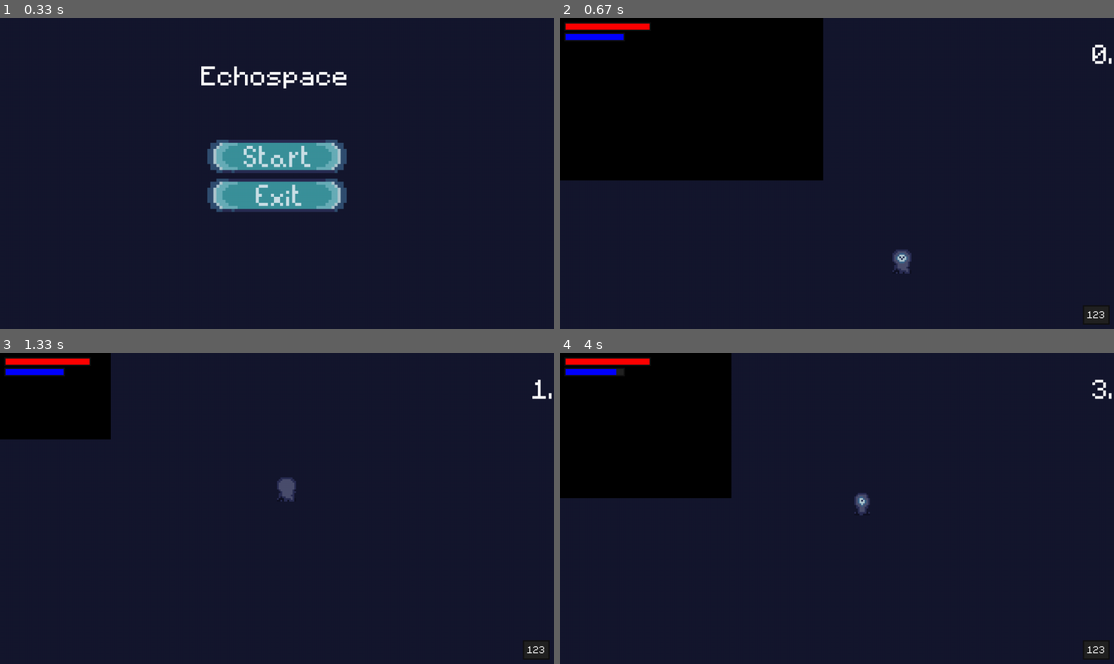
Above: before the commit, frames 1-4 (two rows, left to right).
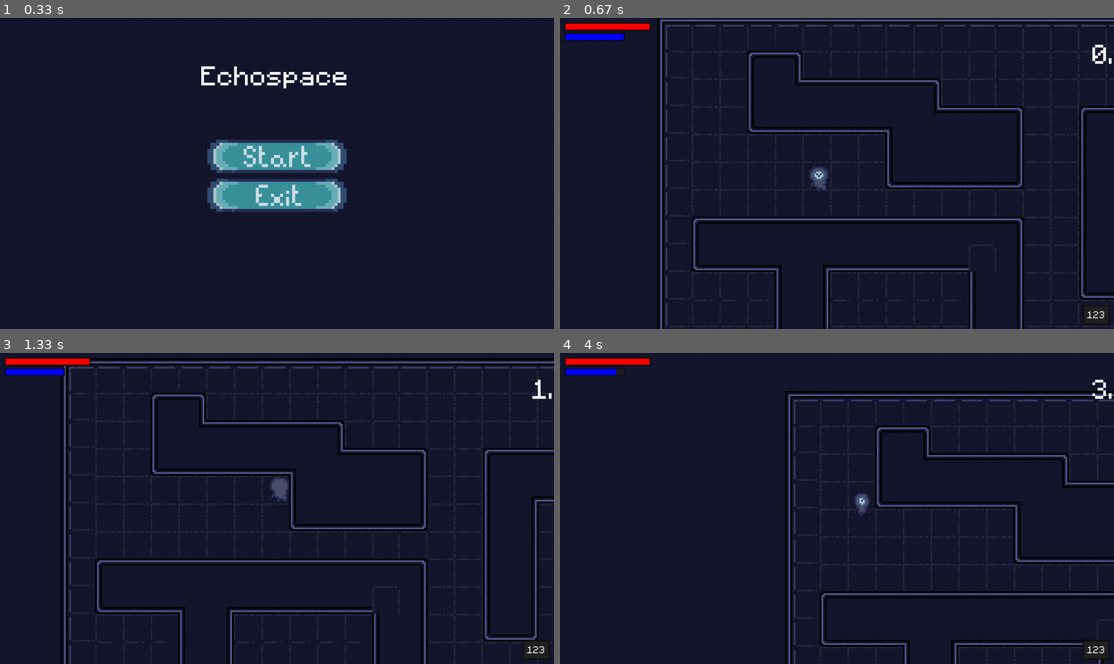
Above: after the commit, the same moments.

Repository: SushiOnToast/pygame-community-spring-jam-2025
Game: pygame game, started from code/main.py
Two runs of this game, one before a commit and one after it. Both use one fixed random seed, a clock stepped at 60 frames per second and the inputs below.
Inputs (mouse positions are in pixels of both pictures, inside the frame that each line leads up to):
- Up to frame 1 (0.33 s): no input
- Up to frame 2 (0.67 s): click (837, 154) at 0.38 s
- Up to frame 3 (1.33 s): hold D 0.67-1.13 s; move the mouse to (254, 520) at 0.7 s; hold W from 1.17 s (still down); tap Space at 1.23 s
- Up to frame 4 (4 s): release W at 1.47 s; hold D 1.5-1.97 s; tap Space at 1.57, 1.87, 2.07, 2.37, 2.63, 2.97, 3.27, 3.4, 3.8 s; hold A 2-2.53 s; hold S 2.57-2.87 s; hold A 2.9-3.3 s; hold W 3.33-3.7 s; hold D from 3.73 s (still down)

Frame 1 is identical in both runs. In frame 2, 30% of the frame differs, in the area x 0-100%, y 0-100%; in frame 3, 14%; in frame 4, 19%.

Commit message:
add both maps

Diff:
--- a/code/level.py
+++ b/code/level.py
@@ -15,8 +15,10 @@
     self.time_survived = 0
     self.start_time = pygame.time.get_ticks()
 
+    self.level_index = 2
+
     # sprite group setup
-    self.visible_sprites = YSortCameraGroup(self.display_surface)
+    self.visible_sprites = YSortCameraGroup(self.display_surface, self.level_index)
     self.obstacle_sprites = pygame.sprite.Group()
 
     # overlay mask
@@ -32,24 +34,24 @@
 
   def create_map(self):
     layouts = {
-       "boundary": import_csv_layout("../map/obstacles_obstavles.csv"),
+        "boundary1": import_csv_layout("../map/obstacles_obstavles.csv"),
+        "boundary2": import_csv_layout("../map/obstacles2_obstacles2.csv"),
     }
 
-    for style, layout in layouts.items():
-      for row_index, row in enumerate(layout):
-        for col_index, col in enumerate(row):
-          if col != -1:
-            x = col_index * TILESIZE
-            y = row_index * TILESIZE
-            Tile((x, y), [self.visible_sprites, self.obstacle_sprites], "invisible")
-          # elif col == 's':
-          #   Enemy('stalker', (x, y), [
-          #         self.visible_sprites], self.obstacle_sprites)
-          # elif col == 'b':
-          #   BlindEnemy((x, y), [self.visible_sprites], self.obstacle_sprites)
+    for row_index, row in enumerate(layouts[f"boundary{self.level_index}"]):
+      for col_index, col in enumerate(row):
+        x = col_index * TILESIZE
+        y = row_index * TILESIZE
+        if col != "-1":
+          Tile((x, y), [self.obstacle_sprites], "invisible")
+        elif col == 's':
+          Enemy('stalker', (x, y), [
+                self.visible_sprites], self.obstacle_sprites)
+        elif col == 'b':
+          BlindEnemy((x, y), [self.visible_sprites], self.obstacle_sprites)
 
     self.player = Player(
-          (360, 360), [self.visible_sprites], self.obstacle_sprites, self.cover_surf)
+        (100, 100), [self.visible_sprites], self.obstacle_sprites, self.cover_surf)
 
   def get_raycasting_points(self, obstacles):
     obstacle_rects = [obstacle.rect for obstacle in obstacles]
@@ -69,9 +71,9 @@
     self.cover_surf.fill('black')
     self.cover_surf.set_colorkey(COLORKEY)
 
-    points = self.get_raycasting_points(self.obstacle_sprites)
-    self.player.echolocation.update(
-        self.player.hitbox, self.visible_sprites.offset, points)
+    # points = self.get_raycasting_points(self.obstacle_sprites)
+    # self.player.echolocation.update(
+    #     self.player.hitbox, self.visible_sprites.offset, points)
 
     self.cover_surf.set_alpha(OVERLAY_TRANSPARENCY)
 
@@ -118,7 +120,8 @@
     self.draw_overlay()
     self.visible_sprites.draw_player(self.player)
     if self.player.last_echolocation_pos and SHOW_ECHOLOCATION_POINT:
-      pygame.draw.circle(self.display_surface, "red", pygame.Vector2(self.player.last_echolocation_pos) - self.visible_sprites.offset, 5)
+      pygame.draw.circle(self.display_surface, "red", pygame.Vector2(
+          self.player.last_echolocation_pos) - self.visible_sprites.offset, 5)
 
   def update_time_survived(self):
      current_time = pygame.time.get_ticks()
@@ -142,40 +145,51 @@
 
 
 class YSortCameraGroup(pygame.sprite.Group):
-    def __init__(self, surface):
+    def __init__(self, surface, level_index):
         super().__init__()
         self.display_surface = surface
         self.half_width = self.display_surface.get_size()[0] // 2
         self.half_height = self.display_surface.get_size()[1] // 2
         self.offset = pygame.math.Vector2()
-
-        # Add these new variables for smooth camera
         self.camera_target = pygame.math.Vector2()
         self.camera_speed = 0.1
 
-        self.floor_surface = pygame.image.load("../graphics/map/map.png").convert()
+        # Pre-load and convert floor surface
+        self.floor_surface = pygame.image.load(f"../graphics/map/map{level_index}.png").convert()
         self.floor_rect = self.floor_surface.get_rect(topleft=(0, 0))
 
+        # Cache for sprite sorting
+        self.sorted_sprites = []
+        self.last_update_time = 0
+        self.sort_interval = 100  # Sort every 100ms
+
     def custom_draw(self, player):
-      # Update camera target position
-      target_x = player.rect.centerx - self.half_width
-      target_y = player.rect.centery - self.half_height
-      self.camera_target = pygame.math.Vector2(target_x, target_y)
-
-      # Smoothly move camera to target (lerp)
-      self.offset.x += (self.camera_target.x -
-                        self.offset.x) * self.camera_speed
-      self.offset.y += (self.camera_target.y -
-                        self.offset.y) * self.camera_speed
-
-      floor_offset_pos = self.floor_rect.topleft - self.offset
-      self.display_surface.blit(self.floor_surface, floor_offset_pos)
-
-      # Draw background sprites first
-      for sprite in sorted(self.sprites(), key=lambda sprite: sprite.rect.centery):
-          if not isinstance(sprite, Player):
-              offset_position = sprite.rect.topleft - self.offset
-              self.display_surface.blit(sprite.image, offset_position)
+        # Update camera target position
+        self.camera_target.x = player.rect.centerx - self.half_width
+        self.camera_target.y = player.rect.centery - self.half_height
+
+        # Use integer positions for smoother rendering
+        self.offset.x += (self.camera_target.x - self.offset.x) * self.camera_speed
+        self.offset.y += (self.camera_target.y - self.offset.y) * self.camera_speed
+        offset_int = pygame.math.Vector2(int(self.offset.x), int(self.offset.y))
+
+        # Draw floor
+        floor_offset_pos = self.floor_rect.topleft - offset_int
+        self.display_surface.blit(self.floor_surface, floor_offset_pos)
+
+        # Update sprite sorting only periodically
+        current_time = pygame.time.get_ticks()
+        if current_time - self.last_update_time > self.sort_interval:
+            self.sorted_sprites = sorted(
+                [sprite for sprite in self.sprites() if not isinstance(sprite, Player)],
+                key=lambda sprite: sprite.rect.centery
+            )
+            self.last_update_time = current_time
+
+        # Draw sprites using cached sorting
+        for sprite in self.sorted_sprites:
+            offset_position = sprite.rect.topleft - offset_int
+            self.display_surface.blit(sprite.image, offset_position)
 
     def draw_player(self, player):
       # Draw player after overlay
--- /dev/null
+++ b/map/obstacles2_obstacles2.csv
@@ -0,0 +1,25 @@
+85,93,93,93,93,93,93,93,93,93,93,93,93,93,93,93,93,93,93,93,93,93,93,93,86
+84,-1,-1,-1,-1,-1,-1,-1,-1,-1,-1,-1,-1,-1,-1,-1,-1,-1,-1,-1,-1,-1,-1,-1,82
+84,-1,-1,-1,72,74,-1,-1,-1,-1,-1,-1,-1,-1,-1,-1,-1,-1,-1,-1,-1,72,74,-1,82
+84,-1,-1,-1,82,95,73,73,73,73,74,-1,-1,-1,-1,-1,-1,-1,-1,-1,-1,82,84,-1,82
+84,-1,-1,-1,92,93,93,93,93,86,95,73,73,74,-1,-1,72,73,73,73,73,96,84,-1,82
+84,-1,-1,-1,-1,-1,-1,-1,-1,82,81,81,81,84,-1,-1,82,85,93,93,93,93,94,-1,82
+84,-1,-1,-1,-1,-1,-1,-1,-1,92,93,93,93,94,-1,-1,82,84,-1,-1,-1,-1,-1,-1,82
+84,-1,-1,-1,-1,-1,-1,-1,-1,-1,-1,-1,-1,-1,-1,-1,82,84,-1,-1,-1,-1,-1,-1,82
+84,-1,72,73,73,73,73,73,73,73,73,73,73,74,-1,-1,82,84,-1,-1,-1,-1,-1,-1,82
+84,-1,92,93,93,86,85,93,93,93,93,93,-1,84,-1,-1,82,84,-1,72,73,74,-1,-1,82
+84,-1,-1,-1,-1,82,84,-1,-1,-1,-1,-1,82,84,-1,-1,92,94,-1,82,83,84,-1,-1,82
+84,-1,-1,-1,-1,82,84,-1,-1,-1,-1,-1,82,84,-1,-1,-1,-1,-1,92,93,94,-1,-1,82
+84,-1,-1,-1,-1,82,84,-1,-1,-1,-1,-1,82,84,-1,-1,-1,-1,-1,-1,-1,-1,-1,-1,82
+84,-1,-1,-1,-1,82,84,-1,-1,-1,-1,-1,82,95,73,73,73,73,74,-1,-1,-1,-1,-1,82
+84,-1,-1,-1,-1,82,84,-1,-1,-1,-1,-1,92,93,93,93,86,-1,84,-1,-1,-1,-1,-1,82
+84,-1,72,74,-1,82,84,-1,-1,-1,-1,-1,-1,-1,-1,-1,82,-1,84,-1,-1,-1,-1,-1,82
+84,-1,82,84,-1,82,84,-1,-1,-1,-1,-1,-1,-1,-1,-1,82,-1,84,-1,-1,-1,-1,-1,82
+84,-1,82,84,-1,82,84,-1,-1,-1,-1,-1,-1,-1,-1,-1,82,-1,84,-1,-1,-1,-1,-1,82
+84,-1,92,94,-1,82,84,-1,-1,-1,-1,-1,-1,-1,-1,-1,82,-1,84,-1,-1,-1,-1,-1,82
+84,-1,-1,-1,-1,82,95,73,73,74,-1,-1,-1,72,73,73,96,-1,84,-1,-1,-1,-1,-1,82
+84,-1,-1,-1,-1,92,93,93,93,94,-1,-1,-1,82,-1,-1,-1,-1,84,-1,-1,-1,-1,-1,82
+84,-1,-1,-1,-1,-1,-1,-1,-1,-1,-1,-1,-1,92,93,93,93,93,94,-1,-1,-1,-1,-1,82
+84,-1,-1,-1,-1,-1,-1,-1,-1,-1,-1,-1,-1,-1,-1,-1,-1,-1,-1,-1,-1,-1,-1,-1,82
+84,-1,-1,-1,-1,-1,-1,-1,-1,-1,-1,-1,-1,-1,-1,-1,-1,-1,-1,-1,-1,-1,-1,-1,82
+95,73,73,73,73,73,73,73,73,73,73,73,73,73,73,73,73,73,73,73,73,73,73,73,96
--- a/map/obstacles_Tile Layer 1.csv
+++ /dev/null
@@ -1,20 +0,0 @@
--1,-1,-1,-1,-1,-1,-1,-1,-1,-1,-1,-1,-1,-1,-1,-1,-1,-1,-1,-1
--1,32,33,33,33,33,33,33,33,33,23,37,37,37,37,37,37,37,38,-1
--1,42,34,34,34,34,34,34,34,34,35,36,36,36,36,36,36,36,48,-1
--1,41,34,34,34,34,34,34,34,34,35,36,36,36,36,36,36,36,49,-1
--1,41,34,34,34,34,34,34,34,34,35,36,36,36,36,36,36,36,49,-1
--1,41,34,34,34,34,34,34,34,34,35,36,36,36,36,36,36,36,49,-1
--1,41,34,34,34,34,34,34,34,34,35,36,36,36,36,36,36,36,49,-1
--1,41,34,34,34,34,34,34,34,34,35,36,36,36,36,36,36,36,49,-1
--1,41,34,34,34,34,34,34,34,34,35,36,36,36,36,36,36,36,49,-1
--1,41,44,44,44,44,44,44,44,44,45,46,46,46,46,46,46,46,49,-1
--1,41,54,54,54,54,54,54,54,54,55,56,56,56,56,56,56,56,49,-1
--1,41,54,54,54,54,54,54,54,54,55,56,56,56,56,56,56,56,49,-1
--1,41,54,54,54,54,54,54,54,54,55,56,56,56,56,56,56,56,49,-1
--1,41,54,54,54,54,54,54,54,54,55,56,56,56,56,56,56,56,49,-1
--1,41,54,54,54,54,54,54,54,54,55,56,56,56,56,56,56,56,49,-1
--1,41,54,54,54,54,54,54,54,54,55,56,56,56,56,56,56,56,49,-1
--1,41,54,54,54,54,54,54,54,54,55,56,56,56,56,56,56,56,49,-1
--1,41,54,54,54,54,54,54,54,54,55,56,56,56,56,56,56,56,49,-1
--1,52,53,53,53,53,53,53,53,53,24,57,57,57,57,57,57,57,58,-1
--1,-1,-1,-1,-1,-1,-1,-1,-1,-1,-1,-1,-1,-1,-1,-1,-1,-1,-1,-1
Binary file removed: graphics/map/map.png
Binary file added: graphics/map/map1.png
Binary file added: graphics/map/map2.png
